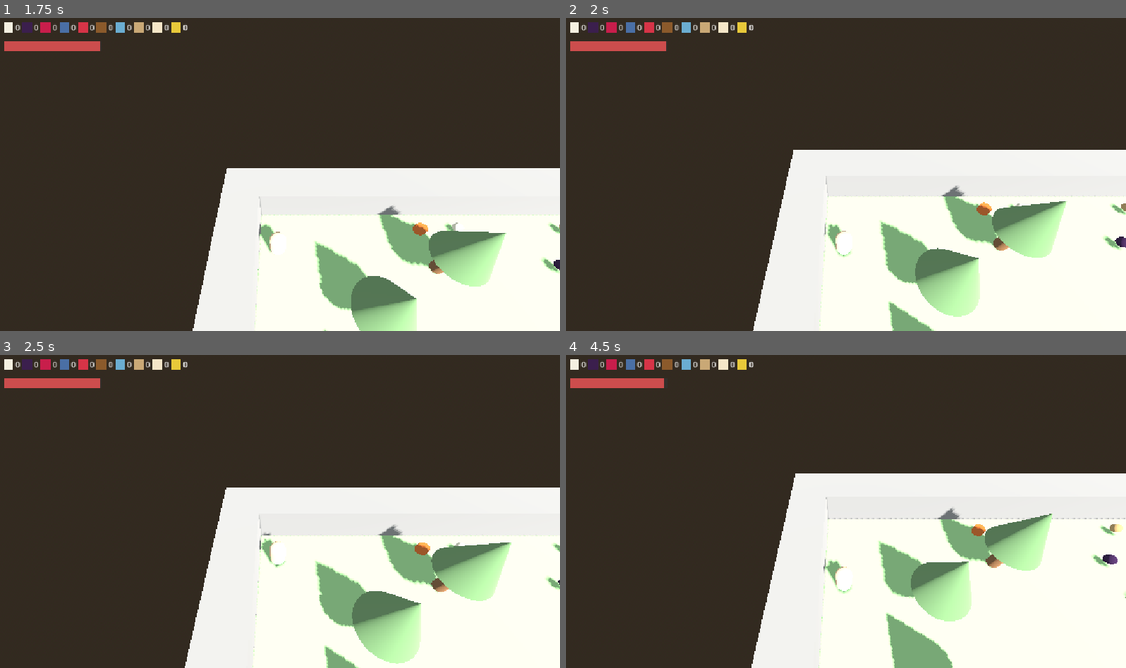
Above: before the commit, frames 1-4 (two rows, left to right).
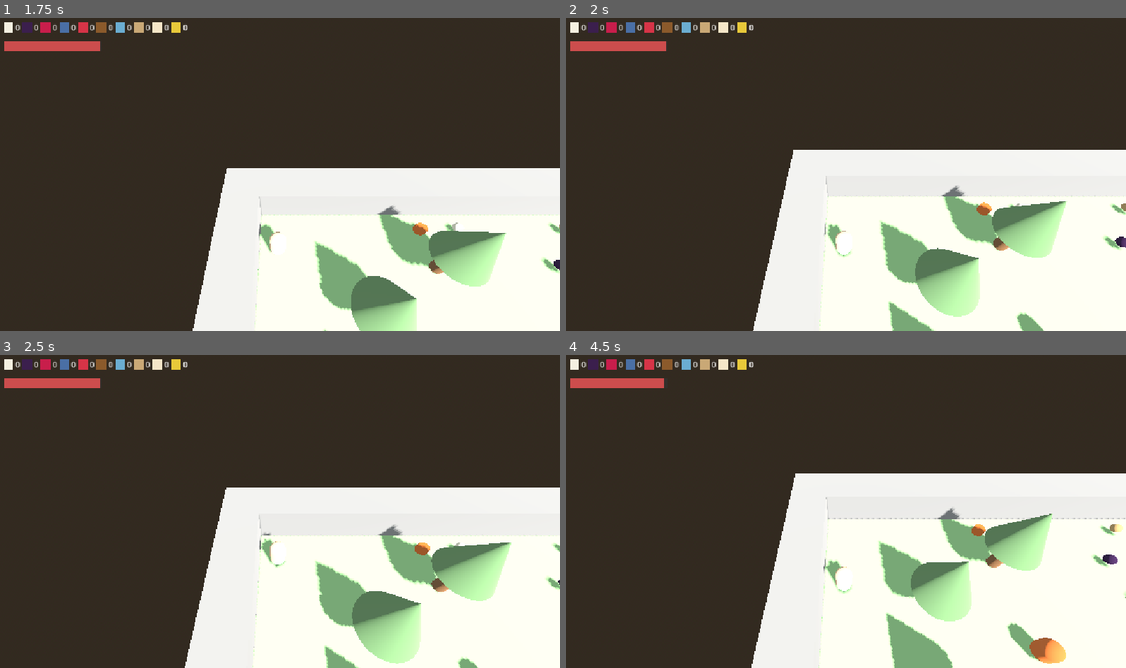
Above: after the commit, the same moments.

Repository: sirdik/zola-game-1
Game: Godot game, scene res://game/world/Forest.tscn
Two runs of this game, one before a commit and one after it. Both use one fixed random seed, a clock stepped at 60 frames per second and the inputs below.
Inputs:
- Up to frame 1 (1.75 s): tap Enter (p1_action) at 0.5, 0.6, 1.35 s; hold Up (p1_move_forward) 0.53-1.28 s; tap Space (p1_jump) at 0.77, 1.52 s; hold Down (p1_move_back) from 1.28 s (still down)
- Up to frame 2 (2 s): keep holding Down (p1_move_back)
- Up to frame 3 (2.5 s): release Down (p1_move_back) at 2.03 s; hold Up (p1_move_forward) from 2.03 s (still down); tap Enter (p1_action) at 2.1 s
- Up to frame 4 (4.5 s): tap Enter (p1_action) at 2.85, 3.6, 4.35 s; tap Space (p1_jump) at 3.02, 3.77 s; release Up (p1_move_forward) at 3.53 s; hold Down (p1_move_back) from 3.53 s (still down)

Frame 1 is identical in both runs. In frame 2, 0.2% of the frame differs, in the area x 80-86%, y 93-100%; in frame 3, less than 0.1%; in frame 4, 0.7%, in the area x 78-90%, y 85-99%.

Commit message:
Wire animal spawning and runtime navigation baking into level_loader
Spawns fox/wolf/deer/bear from Animals data on their map characters,
tags static ground/rock/tree geometry into a nav_source group, and
bakes a NavigationRegion3D asynchronously so animal.gd's wander/chase/
flee states can path around obstacles.

Co-Authored-By: Claude Sonnet 5 <noreply@anthropic.com>
Claude-Session: https://claude.ai/code/session_014rTmxJaND9vaABnW6Byv9U

Diff:
--- a/game/world/level_loader.gd
+++ b/game/world/level_loader.gd
@@ -6,9 +6,10 @@
 const WaterSourceScript := preload("res://game/pickups/water_source.gd")
 const CampfireScript := preload("res://game/cooking/campfire.gd")
 const BuildSiteScript := preload("res://game/building/build_site.gd")
+const AnimalScript := preload("res://game/animals/animal.gd")
 
 const TILE_SIZE := 2.0
-const SKIP_CHARS := "xwdB!0123456789 "
+const SKIP_CHARS := "0123456789 "
 
 @export var level_path: String = "res://levels/forest_01.txt"
 @export var player_path: NodePath = NodePath("../Player1")
@@ -55,13 +56,30 @@
 					var item_data := Items.get_by_map_char(ch)
 					if not item_data.is_empty():
 						_spawn_pickup(world_pos, item_data)
-					elif not SKIP_CHARS.contains(ch):
-						_spawn_unknown(world_pos, ch, row, col)
+					else:
+						var animal_data := Animals.get_by_map_char(ch)
+						if not animal_data.is_empty():
+							_spawn_animal(world_pos, animal_data)
+						elif not SKIP_CHARS.contains(ch):
+							_spawn_unknown(world_pos, ch, row, col)
 
 	if player_spawn_found:
 		var player := get_node_or_null(player_path)
 		if player is Node3D:
 			player.global_position = player_spawn_pos + Vector3(0, 0.05, 0)
+
+	var nav_region := NavigationRegion3D.new()
+	add_child(nav_region)
+	var nav_mesh := NavigationMesh.new()
+	nav_mesh.geometry_parsed_geometry_type = NavigationMesh.PARSED_GEOMETRY_STATIC_COLLIDERS
+	nav_mesh.geometry_source_geometry_mode = NavigationMesh.SOURCE_GEOMETRY_GROUPS_WITH_CHILDREN
+	nav_mesh.geometry_source_group_name = "nav_source"
+	nav_mesh.agent_radius = 0.5
+	nav_mesh.agent_height = 1.25
+	nav_mesh.cell_size = 0.25
+	nav_mesh.cell_height = 0.25
+	nav_region.navigation_mesh = nav_mesh
+	nav_region.bake_navigation_mesh(true)
 
 func _read_grid_lines(path: String) -> Array[String]:
 	var lines: Array[String] = []
@@ -89,6 +107,7 @@
 
 	var body := StaticBody3D.new()
 	add_child(body)
+	body.add_to_group("nav_source")
 
 	var shape := BoxShape3D.new()
 	shape.size = Vector3(width, 1.0, depth)
@@ -111,6 +130,7 @@
 	var body := StaticBody3D.new()
 	body.position = pos
 	add_child(body)
+	body.add_to_group("nav_source")
 
 	var shape := BoxShape3D.new()
 	shape.size = Vector3(2.0, 2.0, 2.0)
@@ -133,6 +153,7 @@
 	var body := StaticBody3D.new()
 	body.position = pos
 	add_child(body)
+	body.add_to_group("nav_source")
 
 	var trunk_shape := CylinderShape3D.new()
 	trunk_shape.radius = 0.4
@@ -246,6 +267,53 @@
 
 	add_child(site)
 
+func _spawn_animal(pos: Vector3, animal_data: Dictionary) -> void:
+	var animal := CharacterBody3D.new()
+	animal.position = pos
+	animal.set_script(AnimalScript)
+
+	var shape := CapsuleShape3D.new()
+	shape.radius = 0.4
+	shape.height = 1.2
+	var collision := CollisionShape3D.new()
+	collision.shape = shape
+	collision.position = Vector3(0, 0.6, 0)
+	animal.add_child(collision)
+
+	var mesh := CapsuleMesh.new()
+	mesh.radius = 0.4
+	mesh.height = 1.2
+	var mesh_instance := MeshInstance3D.new()
+	mesh_instance.mesh = mesh
+	mesh_instance.position = Vector3(0, 0.6, 0)
+	var material := StandardMaterial3D.new()
+	material.albedo_color = Color.html(animal_data["color"])
+	mesh_instance.material_override = material
+	animal.add_child(mesh_instance)
+
+	var nav_agent := NavigationAgent3D.new()
+	nav_agent.name = "NavigationAgent3D"
+	animal.add_child(nav_agent)
+
+	animal.animal_id = animal_data["id"]
+	animal.aggressive = animal_data.get("aggressive", false)
+	animal.move_speed = animal_data.get("move_speed", 1.5)
+	animal.wander_radius = animal_data.get("wander_radius", 4.0)
+	animal.notice_radius = animal_data.get("notice_radius", 4.0)
+	animal.pet_radius = animal_data.get("pet_radius", 1.5)
+	animal.chase_radius = animal_data.get("chase_radius", 6.0)
+	animal.chase_speed = animal_data.get("chase_speed", 3.0)
+	animal.catch_radius = animal_data.get("catch_radius", 1.2)
+	animal.give_up_time = animal_data.get("give_up_time", 8.0)
+	animal.energy_drain_on_hit = animal_data.get("energy_drain_on_hit", 15.0)
+	animal.knockback_force = animal_data.get("knockback_force", 6.0)
+	animal.flee_speed = animal_data.get("flee_speed", 4.0)
+	animal.flee_duration = animal_data.get("flee_duration", 4.0)
+	animal.horn_radius = animal_data.get("horn_radius", 6.0)
+	animal.horn_cooldown = animal_data.get("horn_cooldown", 3.0)
+
+	add_child(animal)
+
 func _spawn_unknown(pos: Vector3, ch: String, row: int, col: int) -> void:
 	push_warning("level_loader: unknown map character '%s' at row %d, col %d" % [ch, row, col])
 	var mesh := BoxMesh.new()
